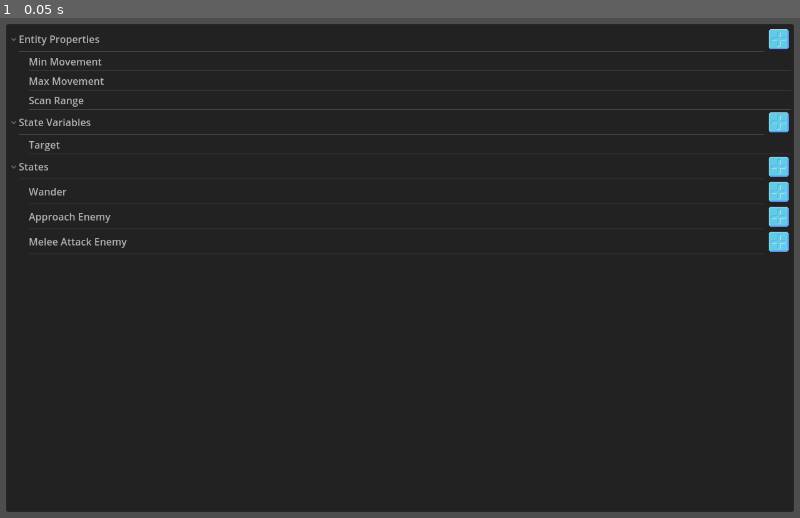
Above: before the commit, frame 1.
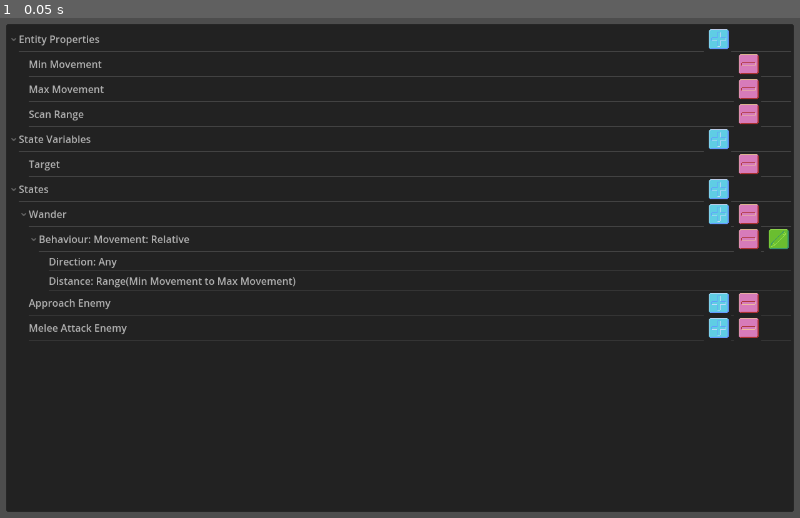
Above: after the commit, the same moment.

Repository: MichaelReel/GuiBotCoder
Game: Godot game, scene res://gui/code_gui.tscn
Two runs of this game, one before a commit and one after it. Both use one fixed random seed, a clock stepped at 60 frames per second and the inputs below. The project has no main scene, so this scene is started directly.
Inputs:
- Up to frame 1 (0.05 s): no input

The runs differ from the first frame. In frame 1, 5.3% of the frame differs, in the area x 1-99%, y 2-64%.

Commit message:
Still mid protoyping, added some icons and buttons

Diff:
--- a/gui/code_gui.tscn
+++ b/gui/code_gui.tscn
@@ -1,7 +1,9 @@
-[gd_scene load_steps=3 format=3 uid="uid://11rbq5xwc1uy"]
+[gd_scene load_steps=5 format=3 uid="uid://11rbq5xwc1uy"]
 
 [ext_resource type="Script" path="res://gui/instruction_gui.gd" id="1_1bwlm"]
 [ext_resource type="Texture2D" uid="uid://bj12mnpcvqk81" path="res://assets/buttons/add_button.png" id="2_5jap7"]
+[ext_resource type="Texture2D" uid="uid://biof6uhprfjaq" path="res://assets/buttons/remove_button.png" id="3_hs52q"]
+[ext_resource type="Texture2D" uid="uid://cw2c18xc01hsk" path="res://assets/buttons/edit_button.png" id="4_gngc2"]
 
 [node name="Control" type="MarginContainer"]
 anchors_preset = 15
@@ -31,7 +33,10 @@
 
 [node name="Tree" type="Tree" parent="HBoxContainer/LeftScrollContainer/CodePanel"]
 layout_mode = 2
+columns = 4
 script = ExtResource("1_1bwlm")
 plus_button_texture2d = ExtResource("2_5jap7")
+minus_button_texture2d = ExtResource("3_hs52q")
+modify_button_texture2d = ExtResource("4_gngc2")
 
 [connection signal="button_clicked" from="HBoxContainer/LeftScrollContainer/CodePanel/Tree" to="HBoxContainer/LeftScrollContainer/CodePanel/Tree" method="_on_button_clicked"]
--- a/gui/instruction_gui.gd
+++ b/gui/instruction_gui.gd
@@ -1,9 +1,27 @@
 extends Tree
 
 @export var plus_button_texture2d: Texture2D
+@export var minus_button_texture2d: Texture2D
+@export var modify_button_texture2d: Texture2D
 
-const ADD_ID: int = 1
-const REMOVE_ID: int = 2
+enum EditType {
+	ADD_PROPERTY,
+	ADD_VARIABLE,
+	ADD_STATE,
+	ADD_BEHAVIOUR,
+	REMOVE_PROPERTY,
+	REMOVE_VARIABLE,
+	REMOVE_STATE,
+	REMOVE_BEHAVIOUR,
+	EDIT_BEHAVIOUR,
+}
+
+enum Column {
+	TITLE,
+	ADD_BUTTON,
+	REMOVE_BUTTON,
+	EDIT_BUTTON,
+}
 
 var _root: TreeItem
 
@@ -13,6 +31,14 @@
 
 
 func _ready() -> void:
+	set_column_expand(Column.TITLE, true)
+	set_column_expand(Column.ADD_BUTTON, false)
+	set_column_expand(Column.REMOVE_BUTTON, false)
+	set_column_expand(Column.EDIT_BUTTON, false)
+	set_column_custom_minimum_width(Column.ADD_BUTTON, plus_button_texture2d.get_width())
+	set_column_custom_minimum_width(Column.REMOVE_BUTTON, minus_button_texture2d.get_width())
+	set_column_custom_minimum_width(Column.EDIT_BUTTON, modify_button_texture2d.get_width())
+
 	hide_root=true
 	_root = create_item()
 
@@ -31,9 +57,12 @@
 	_add_variable(_variables_gui, "Target")
 
 	# Add sample states
-	_add_state(_states_gui, "Wander")
-	_add_state(_states_gui, "Approach Enemy")
-	_add_state(_states_gui, "Melee Attack Enemy")
+	var wander_state: TreeItem = _add_state(_states_gui, "Wander")
+	var approach_enemy_state: TreeItem = _add_state(_states_gui, "Approach Enemy")
+	var melee_attack_enemy_state: TreeItem = _add_state(_states_gui, "Melee Attack Enemy")
+
+	# Add sample behaviours
+	var wander_movement_behaviour: TreeItem = _add_movement_relative_behaviour(wander_state, "Any", "Min Movement", "Max Movement")
 
 	# TODO: Create the GUI to back the datastructure (rather than the other way around)
 
@@ -66,117 +95,84 @@
 
 func _setup_expected_properties_section(root: TreeItem) -> TreeItem:
 	var properties: TreeItem = create_item(root)
-	properties.set_text(0, "Entity Properties")
-	properties.add_button(0, plus_button_texture2d, ADD_ID, false, "Add Property")
+	properties.set_text(Column.TITLE, "Entity Properties")
+	properties.add_button(Column.ADD_BUTTON, plus_button_texture2d, EditType.ADD_PROPERTY, false, "Add Property")
 
 	return properties
 
 
 func _setup_variables_section(root: TreeItem) -> TreeItem:
 	var variables: TreeItem = create_item(root)
-	variables.set_text(0, "State Variables")
-	variables.add_button(0, plus_button_texture2d, ADD_ID, false, "Add Variable")
+	variables.set_text(Column.TITLE, "State Variables")
+	variables.add_button(Column.ADD_BUTTON, plus_button_texture2d, EditType.ADD_VARIABLE, false, "Add Variable")
 
 	return variables
 
 
 func _setup_states(root: TreeItem) -> TreeItem:
 	var states: TreeItem = create_item(root)
-	states.set_text(0, "States")
-	states.add_button(0, plus_button_texture2d, ADD_ID, false, "Add State")
+	states.set_text(Column.TITLE, "States")
+	states.add_button(Column.ADD_BUTTON, plus_button_texture2d, EditType.ADD_STATE, false, "Add State")
 
 	return states
 
 
 func _add_property(properties: TreeItem, property_name: String) -> void:
 	var property: TreeItem = create_item(properties)
-	property.set_text(0, property_name)
+	property.set_text(Column.TITLE, property_name)
+	property.add_button(Column.REMOVE_BUTTON, minus_button_texture2d, EditType.REMOVE_PROPERTY, false, "Remove Property")
 
 
 func _add_variable(variables: TreeItem, variable_name: String) -> void:
 	var variable: TreeItem = create_item(variables)
-	variable.set_text(0, variable_name)
+	variable.set_text(Column.TITLE, variable_name)
+	variable.add_button(Column.REMOVE_BUTTON, minus_button_texture2d, EditType.REMOVE_VARIABLE, false, "Remove Variable")
 
 
 func _add_state(states: TreeItem, state_name: String) -> TreeItem:
 	var state: TreeItem = create_item(states)
-	state.set_text(0, state_name)
-	state.add_button(0, plus_button_texture2d, ADD_ID, false, "Add Behaviour")
+	state.set_text(Column.TITLE, state_name)
+	state.add_button(Column.REMOVE_BUTTON, minus_button_texture2d, EditType.REMOVE_STATE, false, "Remove State")
+	state.add_button(Column.ADD_BUTTON, plus_button_texture2d, EditType.ADD_BEHAVIOUR, false, "Add Behaviour")
 	return state
 
 
-	#
-	#_generate_sample_rules()
-#
-#
-#func _generate_sample_rules() -> void:
-	#"""Spiking out how the interface could look"""
-	#_states = create_item()
-	#_states.set_text(0, "States")
-	#_states.add_button(0, plus_button_texture2d, ADD_ID, false, "Add State")
-	#
-	#_generate_wander_state(_states)
-	#_generate_approach_entity_state(_states)
-#
-#func _generate_wander_state(states: TreeItem) -> void:
-	#var wander_state: TreeItem = create_item(states)
-	#wander_state.set_text(0, "State Name: Wander")
-	#
-	#_generate_random_move_behaviour(wander_state)
-	#_generate_enemy_scan_behaviour(wander_state)
-#
-#func _generate_random_move_behaviour(state: TreeItem) -> void:
-	#var move: TreeItem = create_item(state)
-	#move.set_text(0, "Movement Behaviour: Relative")
-	#var direction: TreeItem = create_item(move)
-	#var distance: TreeItem = create_item(move)
-	#direction.set_text(0, "Direction: Any")
-	#distance.set_text(0, "Distance: Any")
-#
-#
-#func _generate_enemy_scan_behaviour(state: TreeItem) -> void:
-	#var scan_behaviour: TreeItem = create_item(state)
-	#scan_behaviour.set_text(0, "Scan Behaviour for Any: Entity")
-	#_add_scan_modifier("Entity Type", "Enemy", scan_behaviour)
-	#_add_scan_modifier("Entity Level less than", "5", scan_behaviour)
-	#var result_state: TreeItem = create_item(scan_behaviour)
-	#result_state.set_text(0, "State Transistion: Approach Enemy (Entity)")
-#
-#
-#func _generate_approach_entity_state(states: TreeItem) -> void:
-	#var approach_state: TreeItem = create_item(states)
-	#approach_state.set_text(0, "State Name: Approach Enemy (Entity)")
-	#
-	#_generate_target_move_behaviour(approach_state)
-	#_generate_enemy_approach_scan_behaviour(approach_state)
-#
-#
-#func _generate_target_move_behaviour(state: TreeItem) -> void:
-	#var move: TreeItem = create_item(state)
-	#move.set_text(0, "Movement Behaviour: Targeted")
-	#var direction: TreeItem = create_item(move)
-	#direction.set_text(0, "Direction: Entity")
-#
-#
-#func _generate_enemy_approach_scan_behaviour(state: TreeItem) -> void:
-	#var scan_behaviour: TreeItem = create_item(state)
-	#scan_behaviour.set_text(0, "Scan Behaviour: Entity")
-	#_add_scan_modifier("Distance to (Entity) less than", "Melee Range", scan_behaviour)
-	#var result_state: TreeItem = create_item(scan_behaviour)
-	#result_state.set_text(0, "State Transistion: Approach (Entity)")
-#
-#
-#func _add_scan_modifier(mod_name: String, mod_value: String, scan: TreeItem) -> void:
-	#var scan_mod: TreeItem = create_item(scan)
-	#scan_mod.set_text(0, mod_name + ": " + mod_value)
+func _add_movement_relative_behaviour(state: TreeItem, direction: String, min_property: String, max_property: String) -> TreeItem:
+	var behaviour: TreeItem = create_item(state)
+	behaviour.set_text(Column.TITLE, "Behaviour: Movement: Relative")
+	behaviour.add_button(Column.REMOVE_BUTTON, minus_button_texture2d, EditType.REMOVE_BEHAVIOUR, false, "Remove Behaviour")
+	behaviour.add_button(Column.EDIT_BUTTON, modify_button_texture2d, EditType.EDIT_BEHAVIOUR, false, "Edit Behaviour")
+
+
+	var direction_argument: TreeItem = create_item(behaviour)
+	direction_argument.set_text(Column.TITLE, "Direction: " + direction)
+	var distance_argument: TreeItem = create_item(behaviour)
+	distance_argument.set_text(Column.TITLE, "Distance: Range(" + min_property + " to " + max_property + ")")
+
+	return behaviour
 
 
 func _on_button_clicked(item: TreeItem, _column: int, id: int, _mouse_button_index: int) -> void:
-	if id == ADD_ID:
-		match item:
-			_properties_gui:
-				print("add property")
-			_variables_gui:
-				print("add variable")
-			_states_gui:
-				print("add state")
+	match id:
+		EditType.ADD_PROPERTY:
+			print("add property")
+		EditType.ADD_VARIABLE:
+			print("add variable")
+		EditType.ADD_STATE:
+			print("add state")
+		EditType.ADD_BEHAVIOUR:
+			print("add behaviour")
+		EditType.REMOVE_PROPERTY:
+			print("remove property")
+		EditType.REMOVE_VARIABLE:
+			print("remove variable")
+		EditType.REMOVE_STATE:
+			print("remove state")
+		EditType.REMOVE_BEHAVIOUR:
+			print("remove behaviour")
+		EditType.EDIT_BEHAVIOUR:
+			print("edit behaviour")
+
+
+func _get_random_direction() -> Vector2:
+	return Vector2.from_angle(randf_range(0, PI * 2.0))
Binary file added: assets/buttons/edit_button.aseprite
Binary file added: assets/buttons/edit_button.png
Not shown, added: assets/buttons/edit_button.png.import
Binary file added: assets/buttons/remove_button.aseprite
Binary file added: assets/buttons/remove_button.png
Not shown, added: assets/buttons/remove_button.png.import
